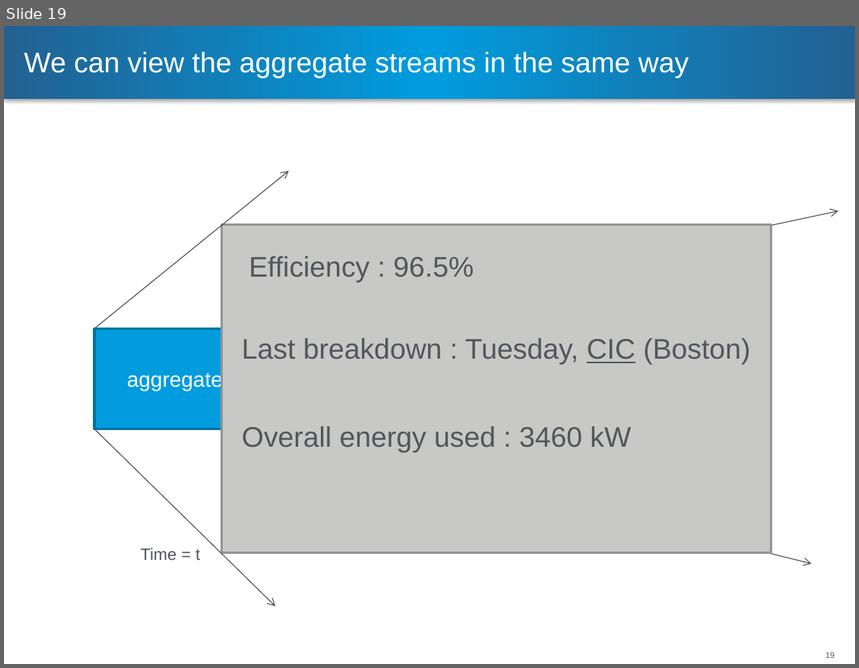
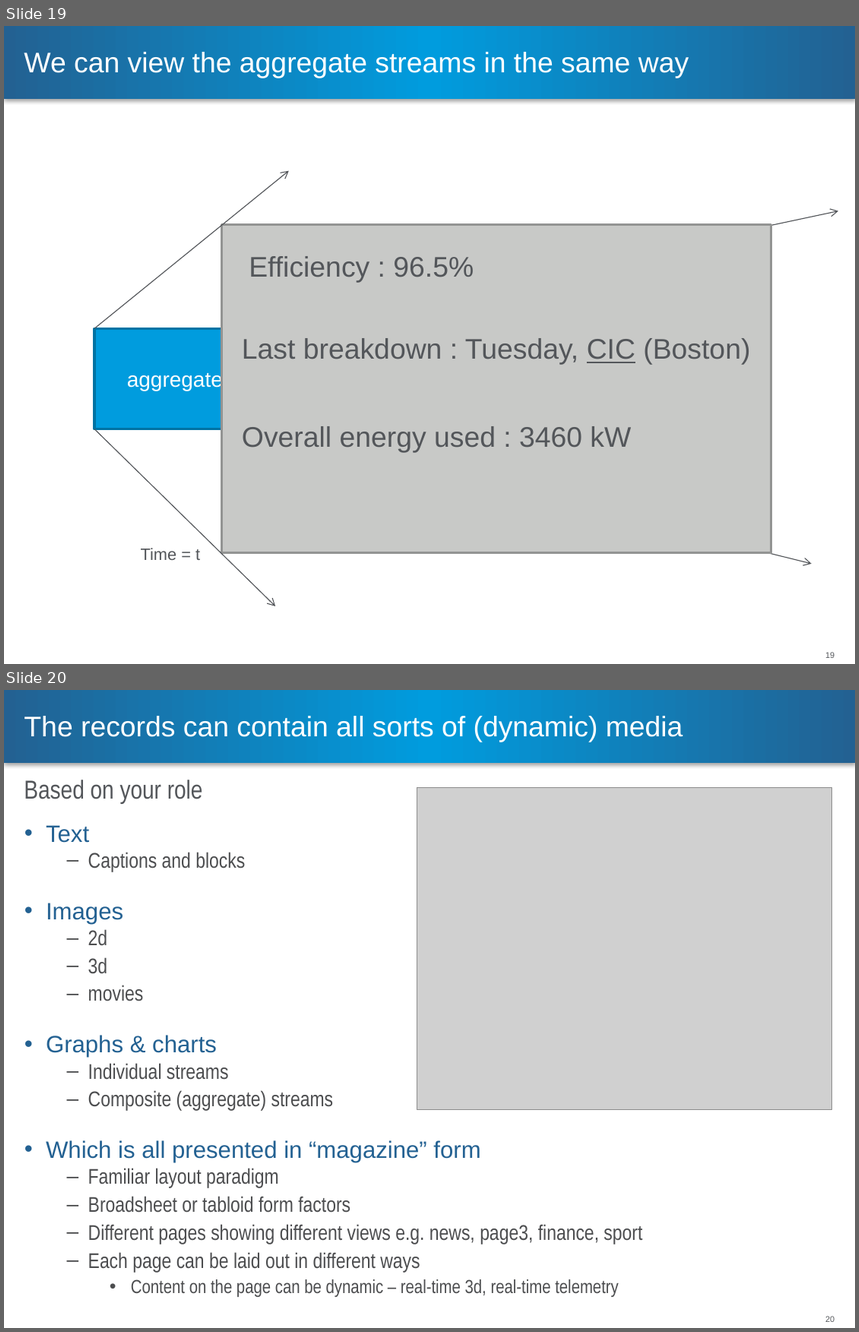
Before and after one commit to steveghee/hippy, a slide deck: journal.pptx. Shown one above the other, each under a label of ours: slide 19 before the commit, slides 19 and 20 after it. The pictures are 859x668 and 859x1332 pixels, drawn with LibreOffice and Linux fonts; fonts in the diff are those of the drawing; grey boxes stand for pictures; background and template pictures are left out. Boxes give left, top, right and bottom in pixels: in the first picture for what was removed or moved away, otherwise in the second. Text is boxed around its words. In the diff, an @@ line names an element or a change of style, - is before the commit and + after.

```diff
--- a/journal.pptx
+++ b/journal.pptx
@@ slide 20 added at (4,690,855,1328), background #FFFFFF; not listed: 2 template elements that a slide beside it also shows @@
@@ title added at (24,716,683,742), 24 pt, text #FFFFFF @@
+The records can contain all sorts of (dynamic) media
@@ subtitle added at (24,780,203,804), 22 pt, text #53565A @@
+Based on your role
@@ picture added at (417,788,832,1110) @@
@@ text added at (46,825,642,1297), 18 pt, text #4C4D4F @@
+• Text
+  – Captions and blocks
+• Images
+  – 2d
+  – 3d
+  – movies
+• Graphs & charts
+  – Individual streams
+  – Composite (aggregate) streams
+• Which is all presented in “magazine” form
+  – Familiar layout paradigm
+  – Broadsheet or tabloid form factors
+  – Different pages showing different views e.g. news, page3, finance, sport
+  – Each page can be laid out in different ways
+    • Content on the page can be dynamic – real-time 3d, real-time telemetry
```
Also in this commit, not shown: 3 slides changed.
